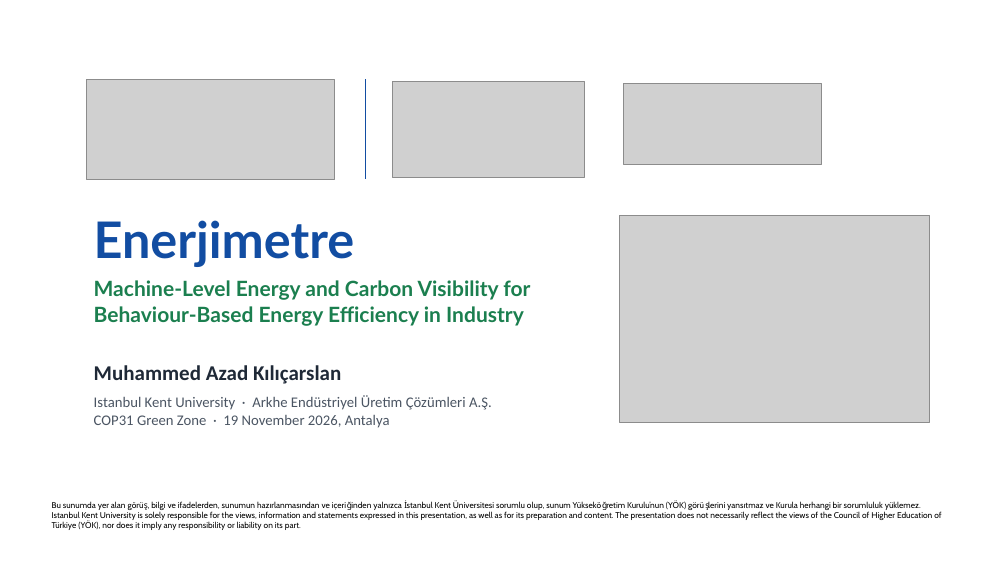
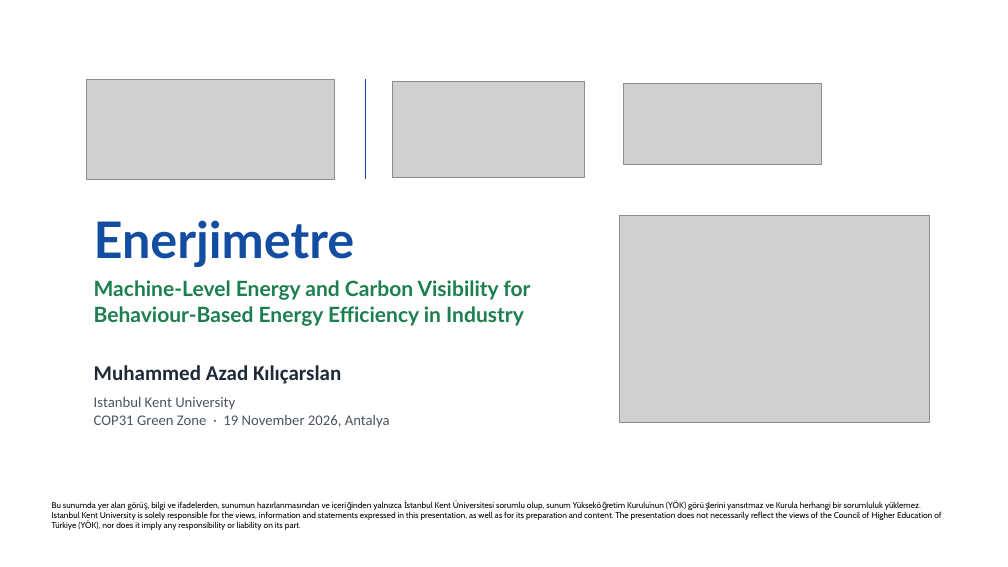
Before and after one commit to newtonsgrandson/cop-31-hayal-koksal, a slide deck: slide 1 of sunum/COP31_Panel_Enerjimetre.pptx. Drawn at 1008x567 pixels with LibreOffice and Linux fonts; fonts in the diff are those of the drawing; grey boxes stand for pictures; background and template pictures are left out. Boxes give left, top, right and bottom in pixels: in the first picture for what was removed or moved away, otherwise in the second. Text is boxed around its words. In the diff, an @@ line names an element or a change of style, - is before the commit and + after.

```diff
--- a/sunum/COP31_Panel_Enerjimetre.pptx
+++ b/sunum/COP31_Panel_Enerjimetre.pptx
@@ text at [94, 397, 235, 410]: text changed @@
-Istanbul Kent University · Arkhe Endüstriyel Üretim Çözümleri A.Ş.
+Istanbul Kent University
```
Also in this commit, not shown: 1 other slide changed, 1 other file.
